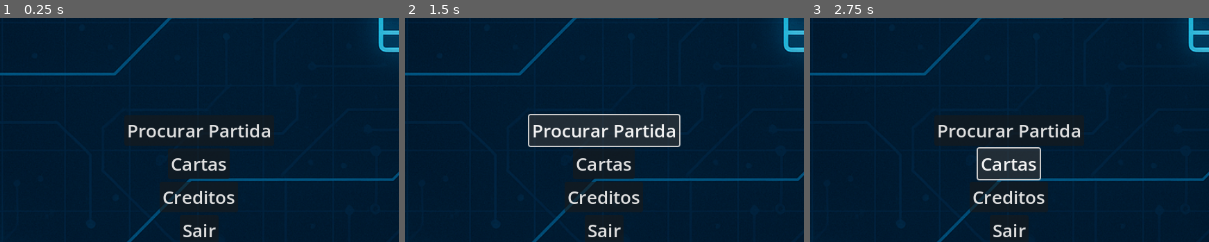
Above: before the commit, frames 1-3 (left to right).
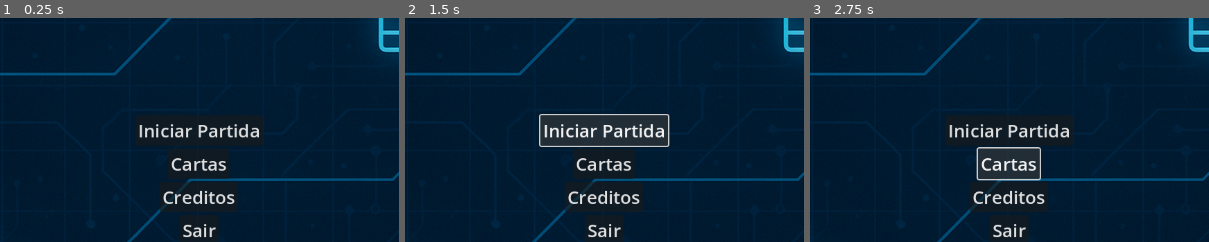
Above: after the commit, the same moments.

Repository: lucsol1/net-defense
Game: Godot game, scene res://scenes/menu.tscn
The game is run twice, just before and just after one commit, with the same random seed, the same clock (stepped at 60 frames per second) and the same inputs.
Inputs:
- Up to frame 1 (0.25 s): no input
- Up to frame 2 (1.5 s): click "Procurar Partida" (after the commit: "Iniciar Partida") at 0.5 s; click "Procurar Partida" (after the commit: "Iniciar Partida") at 1.25 s
- Up to frame 3 (2.75 s): click "Cartas" at 2 s
The pictures show only the part of the screen within x 25-75%, y 25-75%; the shares and areas given below are measured in that part.

The runs differ from the first frame. In frame 1, 1.2% of the frame differs, in the area x 32-68%, y 47-54%; in frame 2, 2.0%, in the area x 30-70%, y 42-58%; in frame 3, 1.2%.

Commit message:
feat: add changes scene on menu

Diff:
--- a/scenes/menu.tscn
+++ b/scenes/menu.tscn
@@ -1,5 +1,6 @@
-[gd_scene load_steps=4 format=3 uid="uid://btcd02ux1lvgx"]
+[gd_scene load_steps=5 format=3 uid="uid://btcd02ux1lvgx"]
 
+[ext_resource type="Script" uid="uid://c8xj2ol1knx5k" path="res://scripts/menu.gd" id="1_vjb58"]
 [ext_resource type="Texture2D" uid="uid://bbc4fh7c7ykkm" path="res://assets/background.png" id="1_yqeox"]
 
 [sub_resource type="Theme" id="Theme_yqeox"]
@@ -13,6 +14,7 @@
 anchor_bottom = 1.0
 grow_horizontal = 2
 grow_vertical = 2
+script = ExtResource("1_vjb58")
 
 [node name="principal" type="ColorRect" parent="."]
 layout_mode = 1
@@ -53,7 +55,7 @@
 size_flags_vertical = 4
 theme = SubResource("Theme_vjb58")
 theme_override_font_sizes/font_size = 26
-text = "Procurar Partida"
+text = "Iniciar Partida"
 
 [node name="view_cards" type="Button" parent="buttons"]
 layout_mode = 2
@@ -98,3 +100,6 @@
 grow_vertical = 2
 theme_override_font_sizes/font_size = 56
 text = "NetDefense"
+
+[connection signal="pressed" from="buttons/search_game" to="." method="_on_search_game_pressed"]
+[connection signal="pressed" from="buttons/exiit" to="." method="_on_exiit_pressed"]
